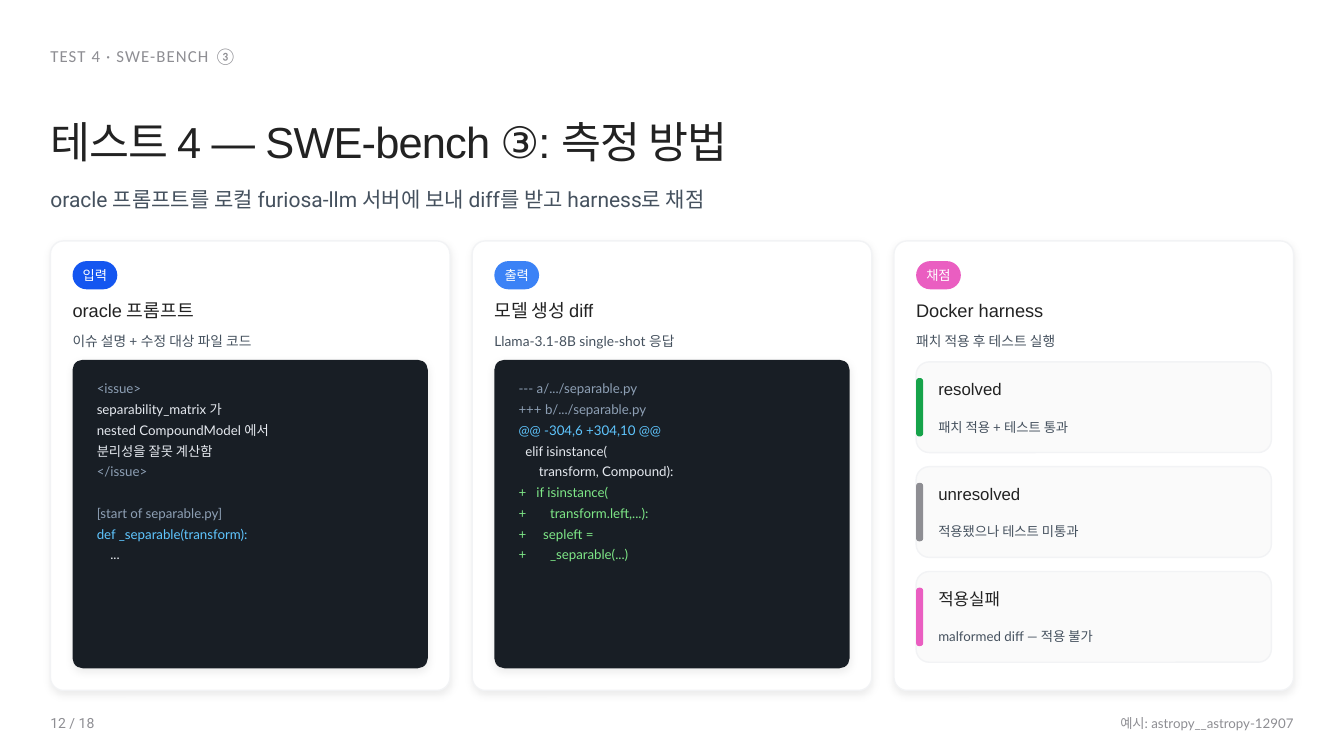
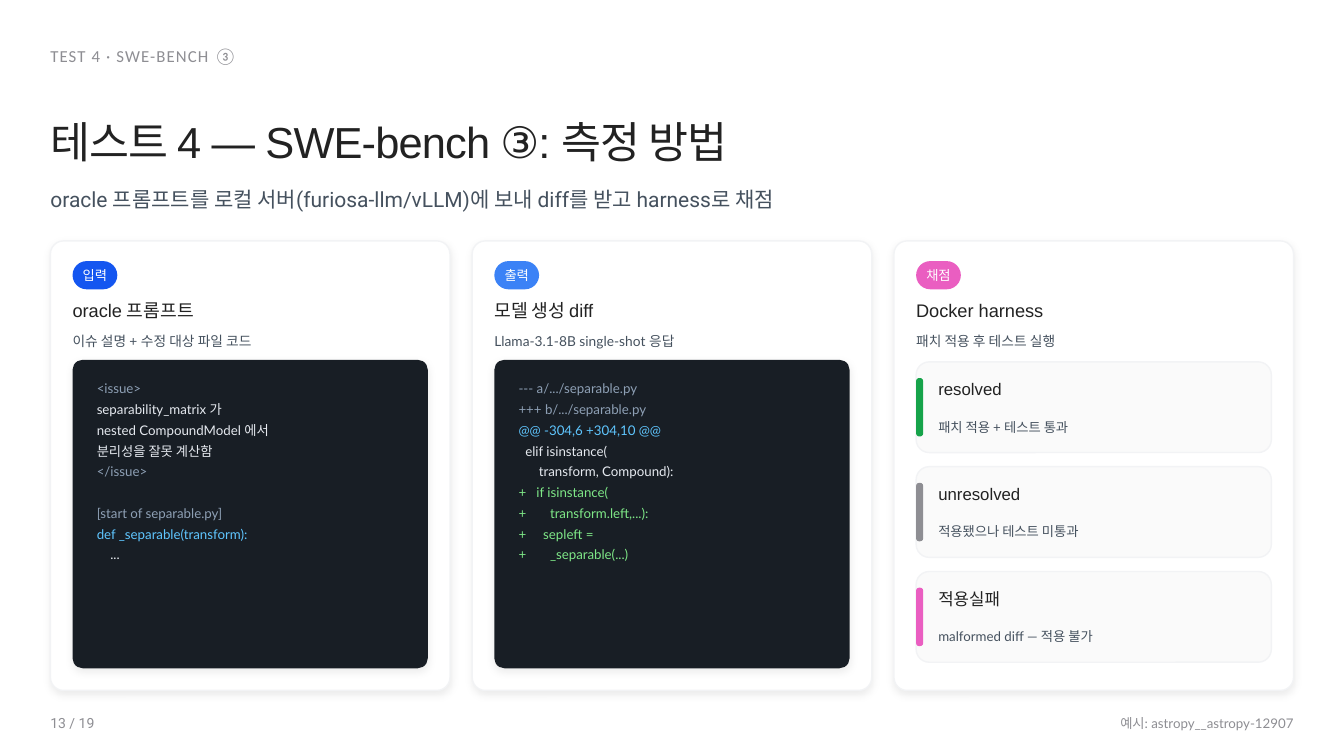
Before and after one commit to hyunjun1234/RNGD-proj, a slide deck: slide 13 of Model_Benchmark/ppt/RNGD_Benchmark.pptx (slide 12 before the commit). Drawn at 1344x756 pixels with LibreOffice and Linux fonts; fonts in the diff are those of the drawing. Boxes give left, top, right and bottom in pixels: in the first picture for what was removed or moved away, otherwise in the second. Text is boxed around its words. In the diff, an @@ line names an element or a change of style, - is before the commit and + after.

```diff
--- a/Model_Benchmark/ppt/RNGD_Benchmark.pptx
+++ b/Model_Benchmark/ppt/RNGD_Benchmark.pptx
@@ text at box(50, 189, 774, 212): text changed @@
-oracle 프롬프트를 로컬 furiosa-llm 서버에 보내 diff를 받고 harness로 채점
+oracle 프롬프트를 로컬 서버(furiosa-llm/vLLM)에 보내 diff를 받고 harness로 채점
@@ text at box(50, 718, 95, 728): text changed @@
-12 / 18
+13 / 19
```
Also in this commit, not shown: 13 other slides changed, 5 slides added, 4 slides removed, 6 other files.
